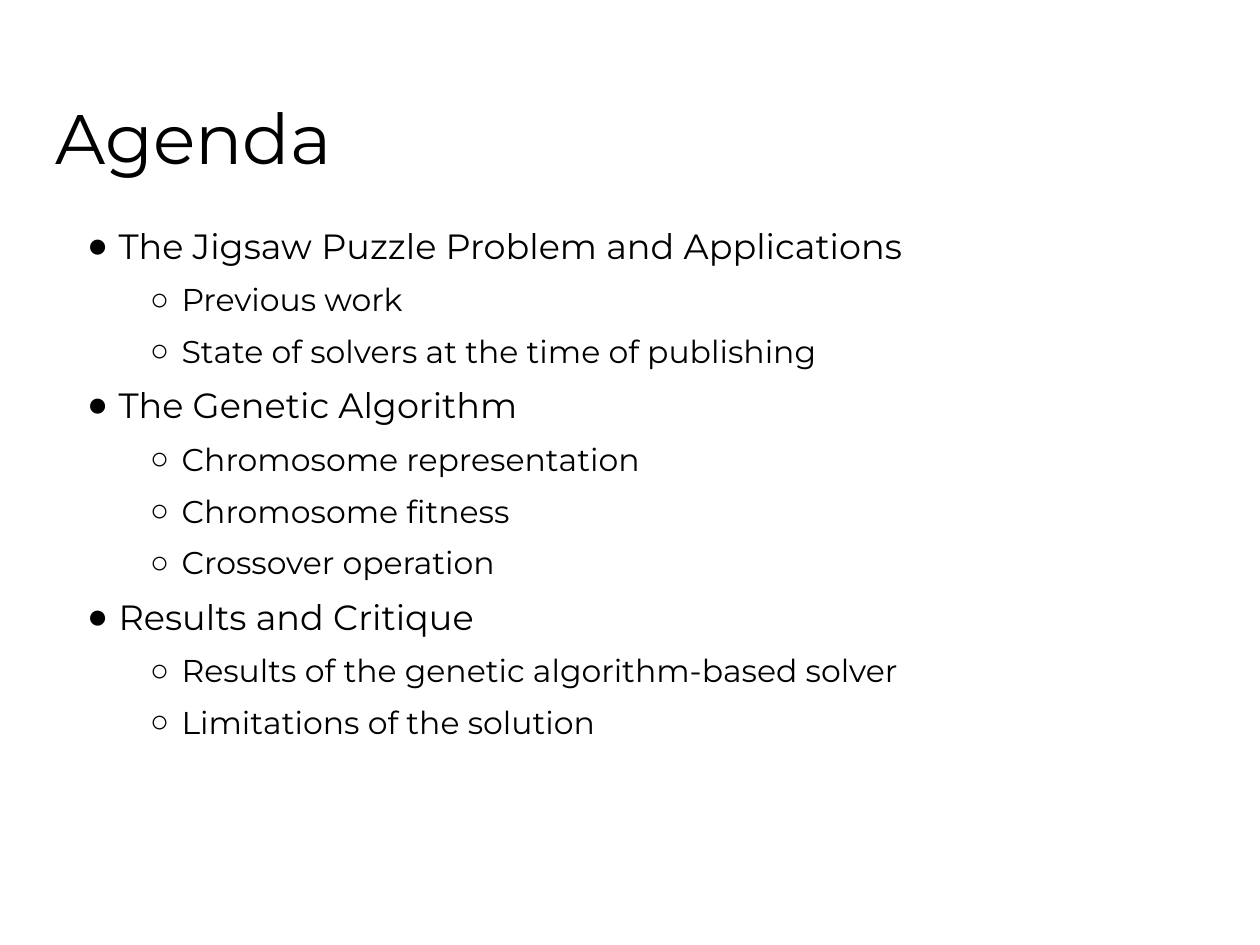
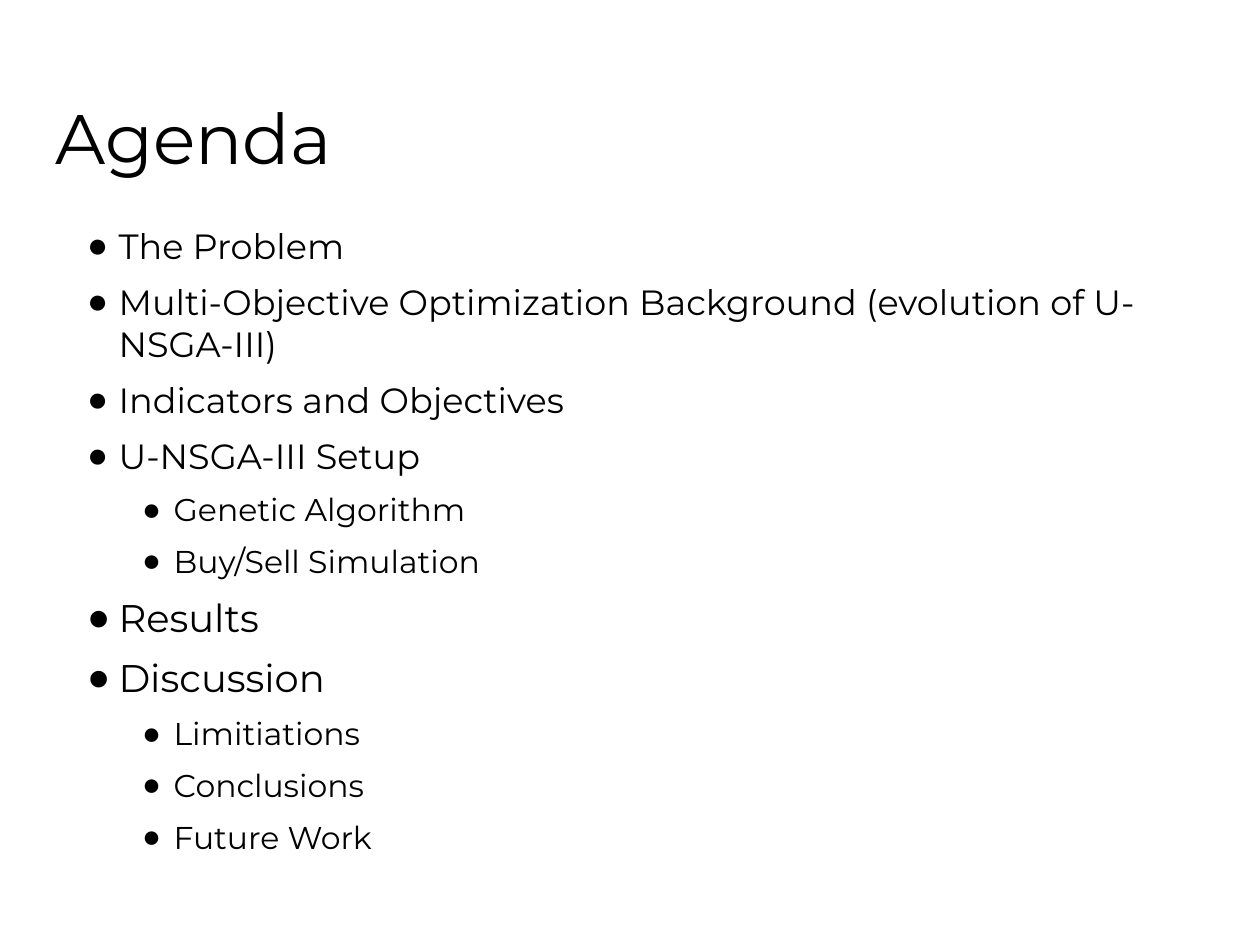
Before and after one commit to fhh23/Evolving-Stock-Market-Indicators-Using-Multi-Objective-Genetic-Algorithms, a slide deck: slide 2 of CSE848_Hormasji_Reiff_PaperPresentation.pptx. Drawn at 1260x945 pixels with LibreOffice and Linux fonts; fonts in the diff are those of the drawing; background and template pictures are left out. Boxes give left, top, right and bottom in pixels: in the first picture for what was removed or moved away, otherwise in the second. Text is boxed around its words. In the diff, an @@ line names an element or a change of style, - is before the commit and + after.

Commit message:
Added more to the presentation, including slides for simulation implementation and updating the Agenda slide.

```diff
--- a/CSE848_Hormasji_Reiff_PaperPresentation.pptx
+++ b/CSE848_Hormasji_Reiff_PaperPresentation.pptx
@@ text at (119, 233, 1134, 849): text changed; size 18 to 20 pt @@
-● The Jigsaw Puzzle Problem and Applications
-  ○ Previous work
-  ○ State of solvers at the time of publishing
-● The Genetic Algorithm
-  ○ Chromosome representation
-  ○ Chromosome fitness
-  ○ Crossover operation
-● Results and Critique
-  ○ Results of the genetic algorithm-based solver
-  ○ Limitations of the solution
+● The Problem
+● Multi-Objective Optimization Background (evolution of U-NSGA-III)
+● Indicators and Objectives
+● U-NSGA-III Setup
+  ● Genetic Algorithm
+  ● Buy/Sell Simulation
+● Results
+● Discussion
+  ● Limitiations
+  ● Conclusions
+  ● Future Work
```
Also in this commit, not shown: 5 other slides changed, 5 slides added.
